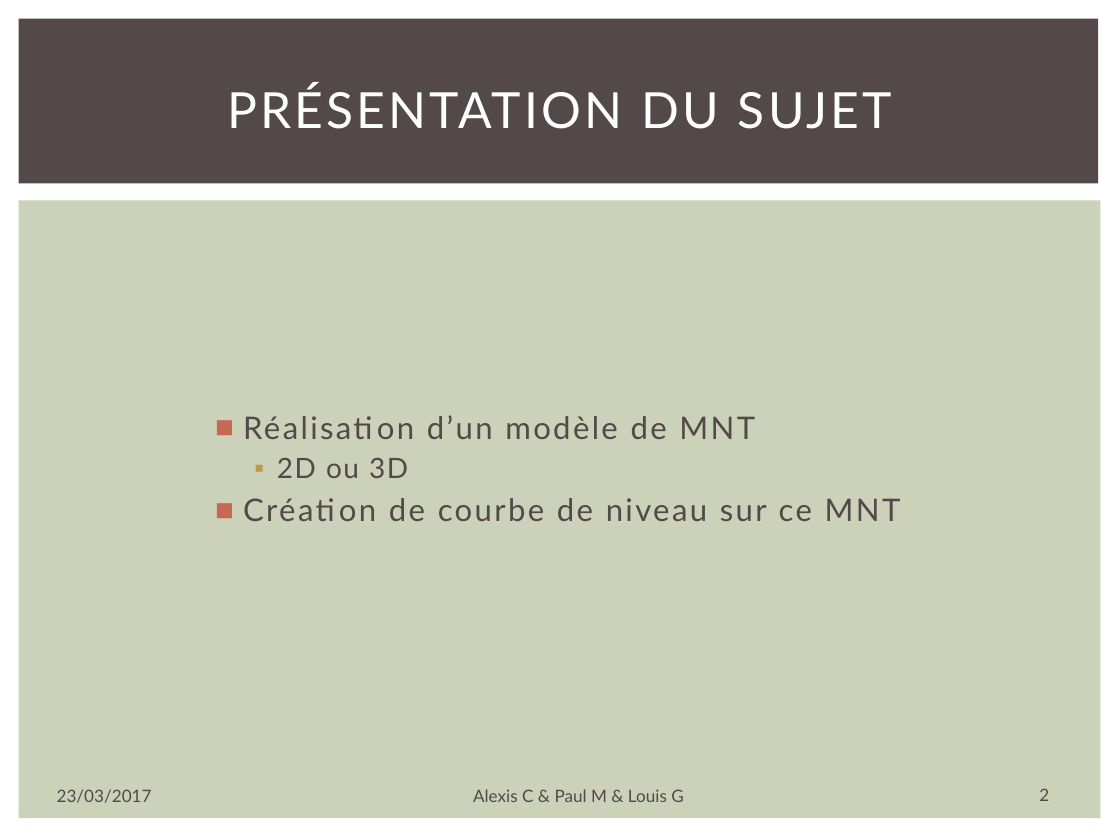
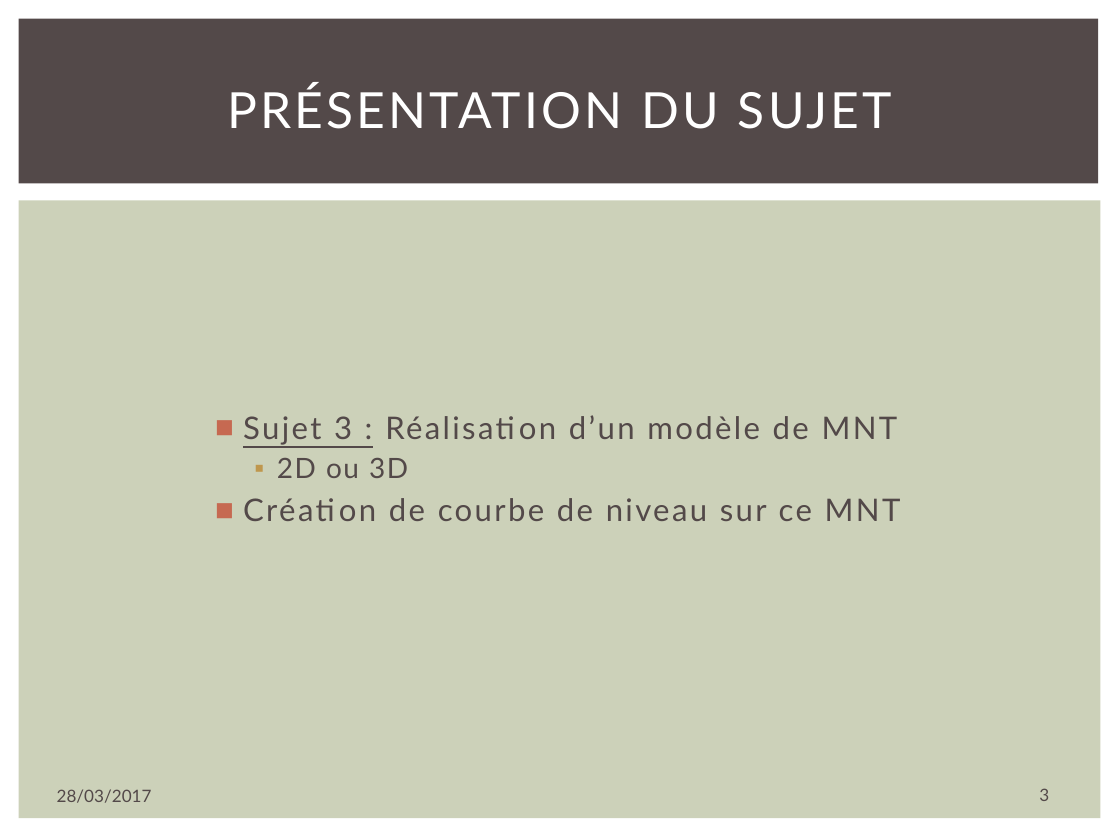
Before and after one commit to alexiscoatsaliou/MNT, a slide deck: slide 3 of Projet Java.pptx (slide 2 before the commit). Drawn at 1120x840 pixels with LibreOffice and Linux fonts; fonts in the diff are those of the drawing. Boxes give left, top, right and bottom in pixels: in the first picture for what was removed or moved away, otherwise in the second. Text is boxed around its words. In the diff, an @@ line names an element or a change of style, - is before the commit and + after.

```diff
--- a/Projet Java.pptx
+++ b/Projet Java.pptx
@@ text at [243, 415, 898, 444]: text changed @@
-■ Réalisation d’un modèle de MNT
+■ Sujet 3 : Réalisation d’un modèle de MNT
@@ text at [57, 789, 152, 803]: text changed @@
-23/03/2017
+28/03/2017
@@ text removed at [473, 789, 683, 802] @@
-Alexis C & Paul M & Louis G
@@ page number at [1039, 788, 1049, 801]: text changed @@
-2
+3
```
Also in this commit, not shown: 6 other slides changed, 7 slides added, 2 slides removed.
